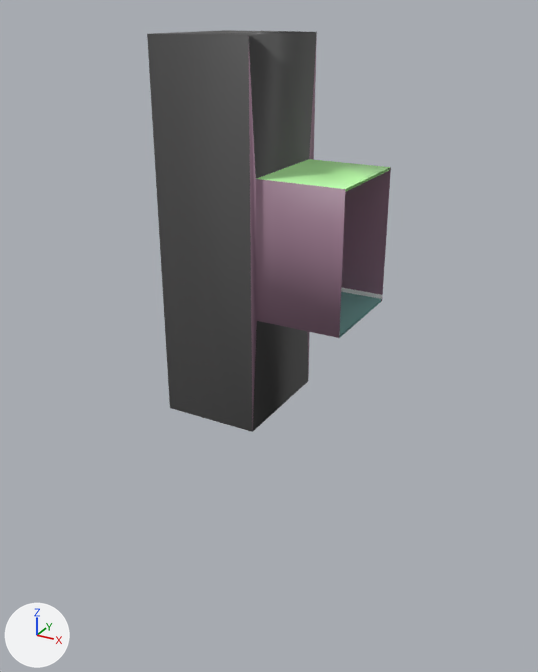
The FBX model Decals and environment Test/Assets/Art/Assets/General/For Hallway/Lvl_0_Corridor_endpiece_elevator_w_light.fbx, before and after one commit.
One viewpoint serves both versions: a camera (50 mm lens) standing at (6.55, -14.34, 6.2) and looking at (-1.44, 0.17, -1.06). Arrows for +X, +Y and +Z are at lower left; the lights stay in place. Where no turn or scale is listed for an object, it has been applied to the vertices.

Names of what the first picture shows: 'Corridor_floor', 'Corridor_wall'.
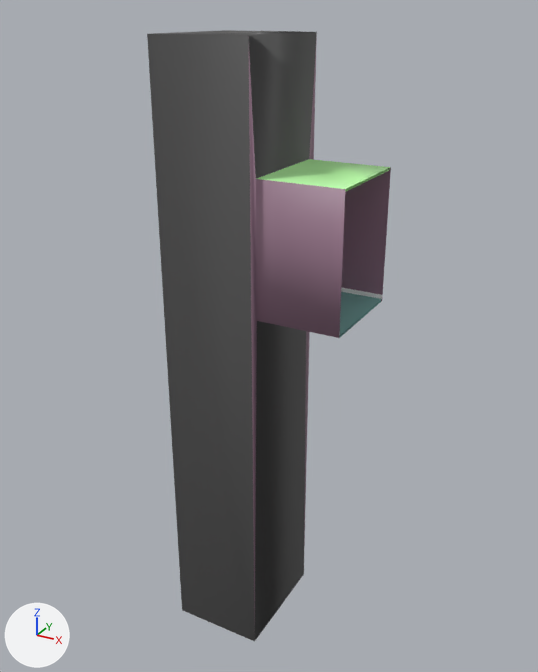
Location of each change, (x1, y1, x2, y2) in pixels of the pictures (538 x 672 px; the box of a moved part takes in the faces that stretch with it):
'Corridor_wall', reshaped (52% taller)
    before: (147, 30, 391, 432)
    after: (147, 30, 391, 641)
part 1 of me_mesh, moved or reshaped
    before: (170, 315, 310, 432)
    after: (170, 315, 310, 641)

The change, as a list of edits to the scene's bpy script:
```text
Change me_mesh:
    used by ob_corridor_wall; location = (-1.15, 0.0, 1.5)
    remove me_mesh.from_pydata(...)  # 384 vertices, 322 faces; spans x -2.15..2.15, y -1.47..1.47, z -4.24..4.24
    add me_mesh.from_pydata(...)  # 384 vertices, 320 faces; spans x -2.15..2.15, y -1.47..1.47, z -10.68..4.24
    me_mesh part 1
    8 vertices are removed from x -2.15..0.18, y -1.47..1.47, z -4.24..-3.77
    14 faces are deleted
    8 vertices are added at x -2.15..0.18, y -1.47..1.47, z -10.68..-10.2
    2 new faces join them, mat_wall_material (purple #9a798d)
    10 new faces join them, mat_elevat_elevat_elevator_shaft (dark grey #555555)
```
